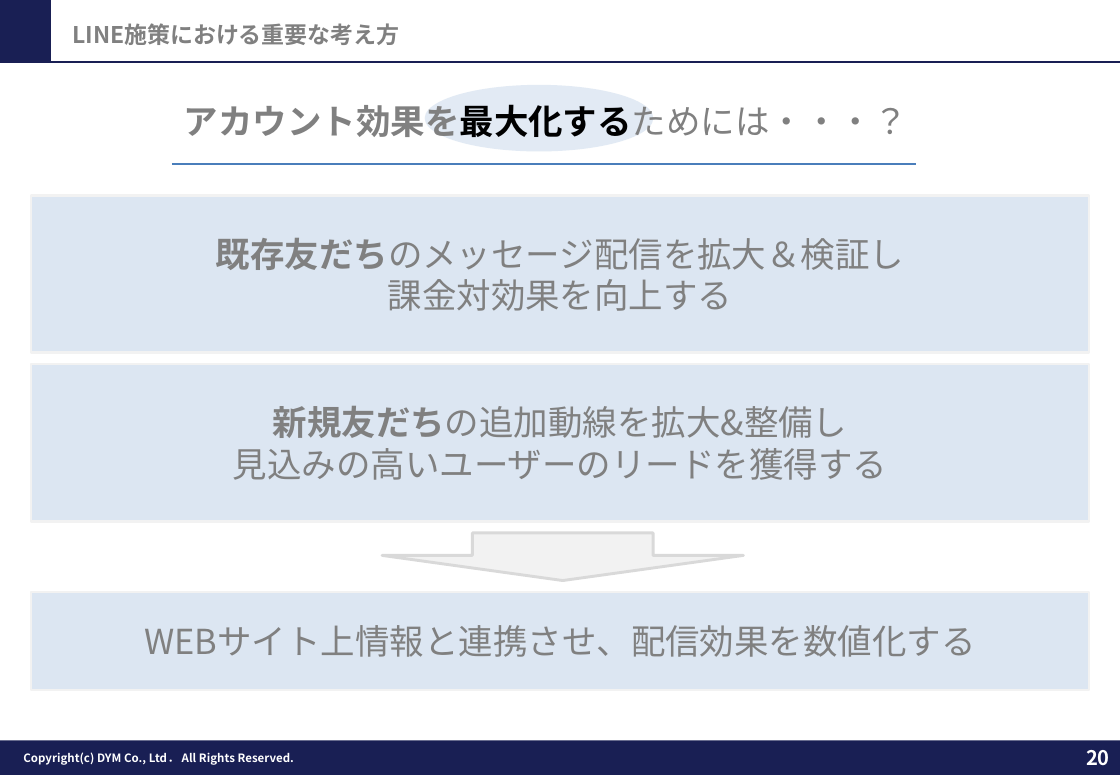
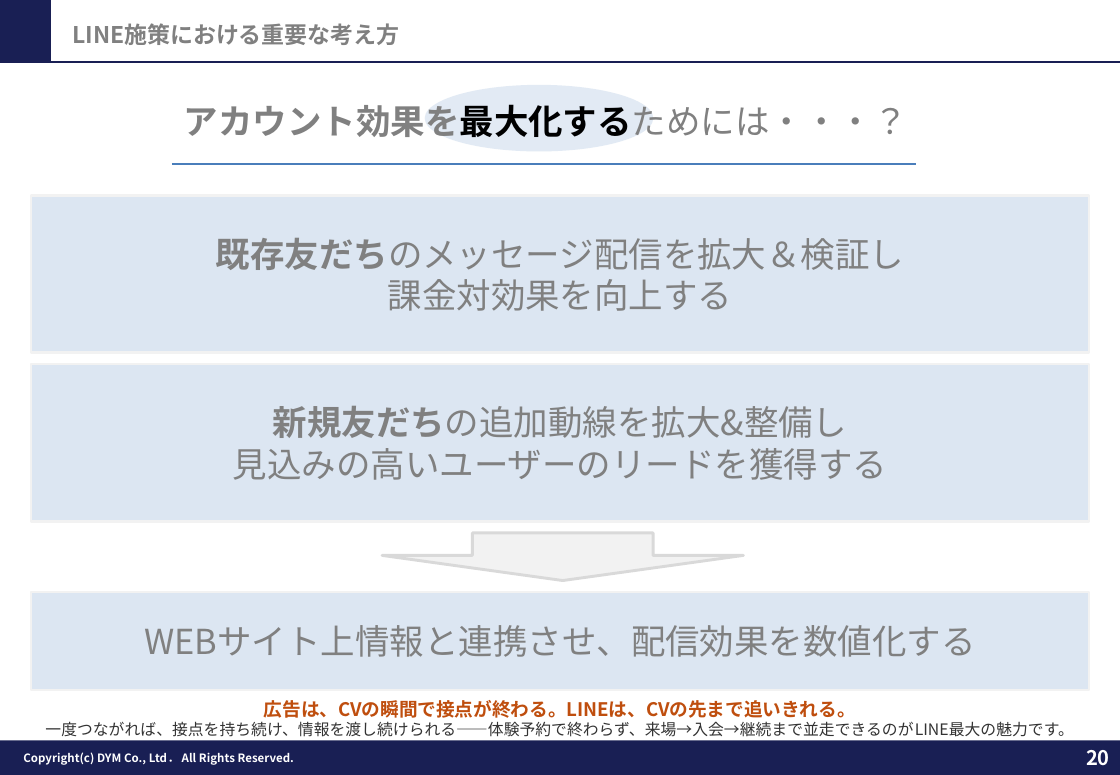
Before and after one commit to tonomura-r-dev/folder, a slide deck: slide 20 of 202609_株式会社やる気スイッチグループ御中_LINE公式アカウント運用のご提案_ver2.pptx. Drawn at 1120x775 pixels with LibreOffice and Linux fonts; fonts in the diff are those of the drawing; background and template pictures are left out. Boxes give left, top, right and bottom in pixels: in the first picture for what was removed or moved away, otherwise in the second. Text is boxed around its words. In the diff, an @@ line names an element or a change of style, - is before the commit and + after.

```diff
--- a/202609_株式会社やる気スイッチグループ御中_LINE公式アカウント運用のご提案_ver2.pptx
+++ b/202609_株式会社やる気スイッチグループ御中_LINE公式アカウント運用のご提案_ver2.pptx
@@ text added at [45, 700, 1073, 737], 11 pt, text #333333 @@
+広告は、CVの瞬間で接点が終わる。LINEは、CVの先まで追いきれる。
+一度つながれば、接点を持ち続け、情報を渡し続けられる——体験予約で終わらず、来場→入会→継続まで並走できるのがLINE最大の魅力です。
```
